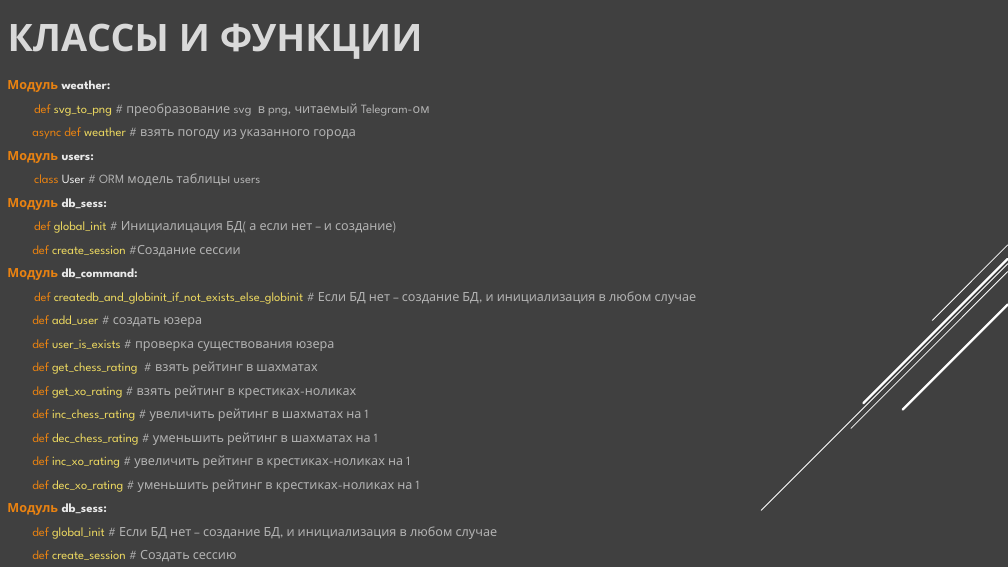
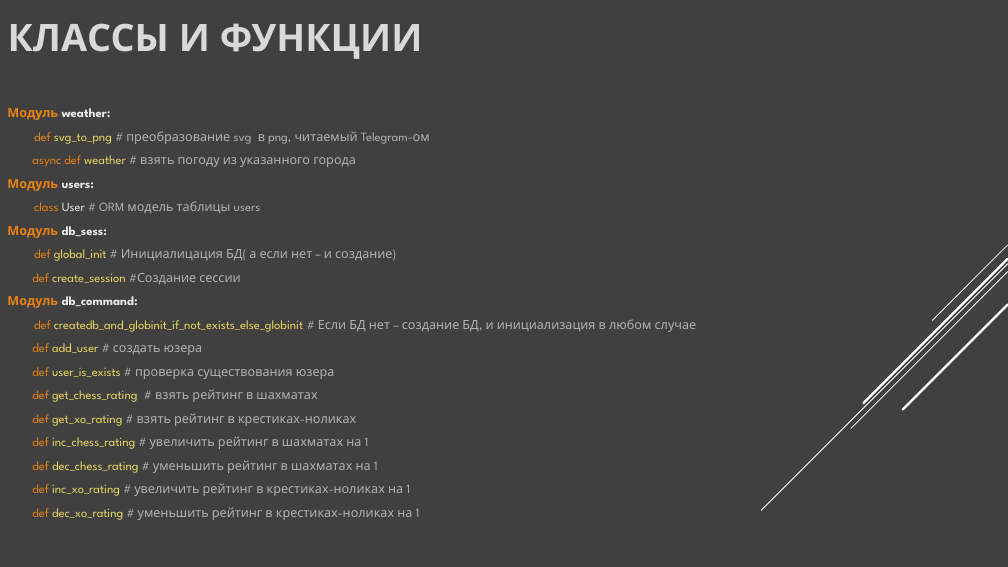
Before and after one commit to yandexlyceum0mg/pybot, a slide deck: slide 4 of Презентация pybot.pptx. Drawn at 1008x567 pixels with LibreOffice and Linux fonts; fonts in the diff are those of the drawing. Boxes give left, top, right and bottom in pixels: in the first picture for what was removed or moved away, otherwise in the second. Text is boxed around its words. In the diff, an @@ line names an element or a change of style, - is before the commit and + after.

```diff
--- a/Презентация pybot.pptx
+++ b/Презентация pybot.pptx
@@ text "Модуль weather:": place and size @@
-text "Модуль weather:" at [7,80,697,561]
+text "Модуль weather:" at [7,108,697,520]
@@ text at [7,503,498,561]: paragraphs removed @@
-Модуль db_sess:
-def global_init # Если БД нет – создание БД, и инициализация в любом случае
-def create_session # Создать сессию
```
Also in this commit, not shown: 1 other file.
